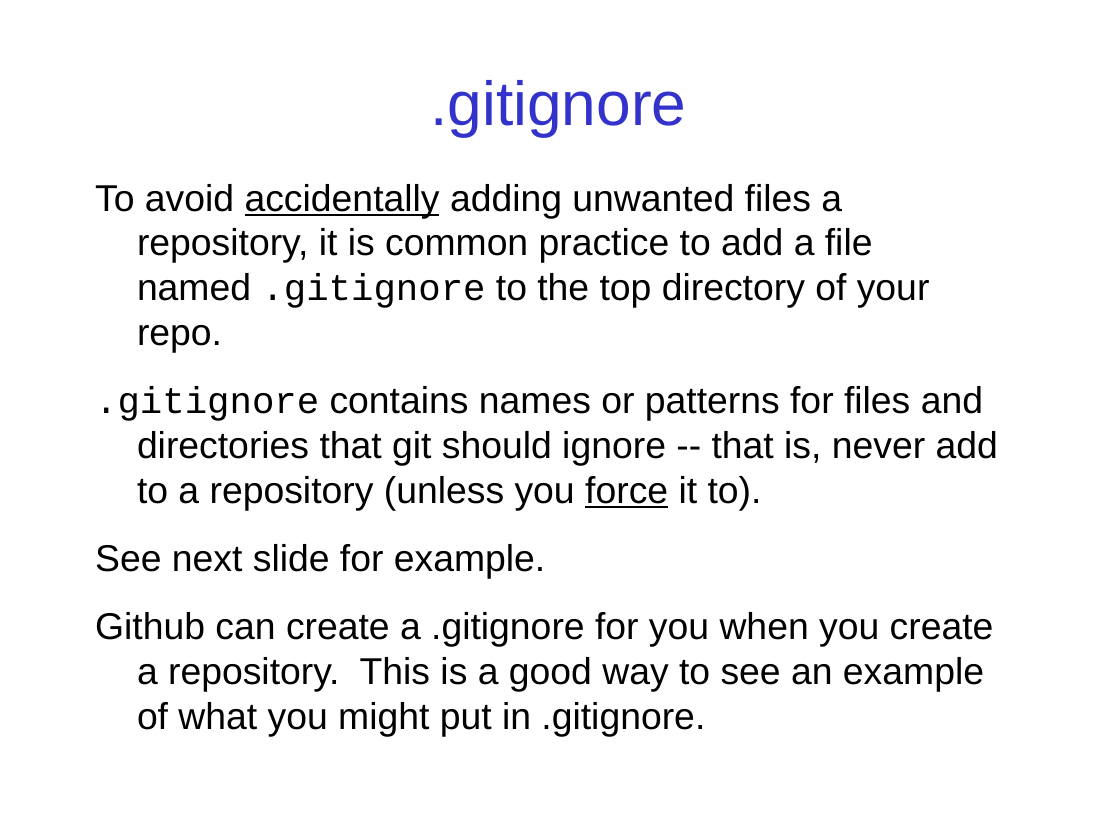
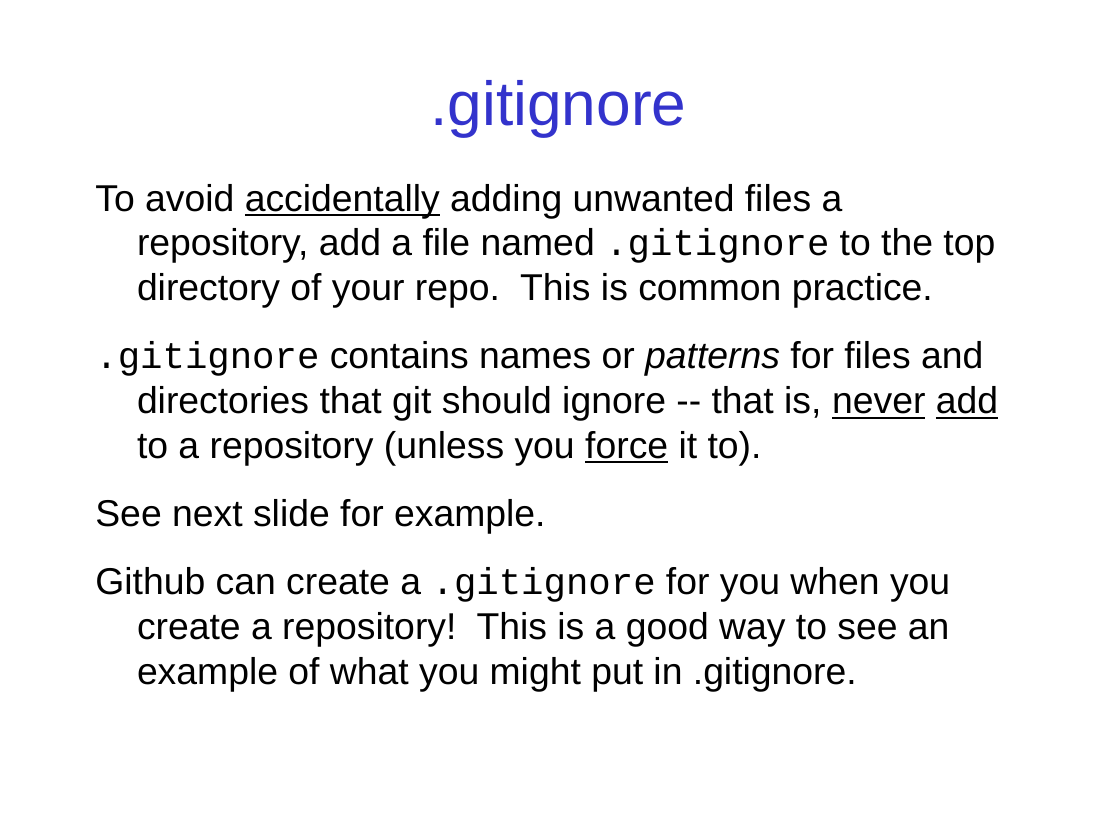
Before and after one commit to cpske/ISP, a slide deck: slide 5 of git/Git-Basics.ppt. Drawn at 1120x840 pixels with LibreOffice and Linux fonts; fonts in the diff are those of the drawing. Boxes give left, top, right and bottom in pixels: in the first picture for what was removed or moved away, otherwise in the second. Text is boxed around its words. In the diff, an @@ line names an element or a change of style, - is before the commit and + after.

```diff
--- a/git/Git-Basics.ppt
+++ b/git/Git-Basics.ppt
@@ text at (x1=95, y1=184, x2=995, y2=308): text changed @@
-To avoid accidentally adding unwanted files a repository, it is common practice to add a file named .gitignore to the top directory of your repo.
+To avoid accidentally adding unwanted files a repository, add a file named .gitignore to the top directory of your repo. This is common practice.
@@ text at (x1=95, y1=341, x2=998, y2=466): italic on in "patterns"; underline on in "never add" @@
@@ text at (x1=95, y1=567, x2=950, y2=691): text changed @@
-Github can create a .gitignore for you when you create a repository. This is a good way to see an example of what you might put in .gitignore.
+Github can create a .gitignore for you when you create a repository! This is a good way to see an example of what you might put in .gitignore.
```
Also in this commit, not shown: 2 other slides changed, 1 slide added, 3 other files.
